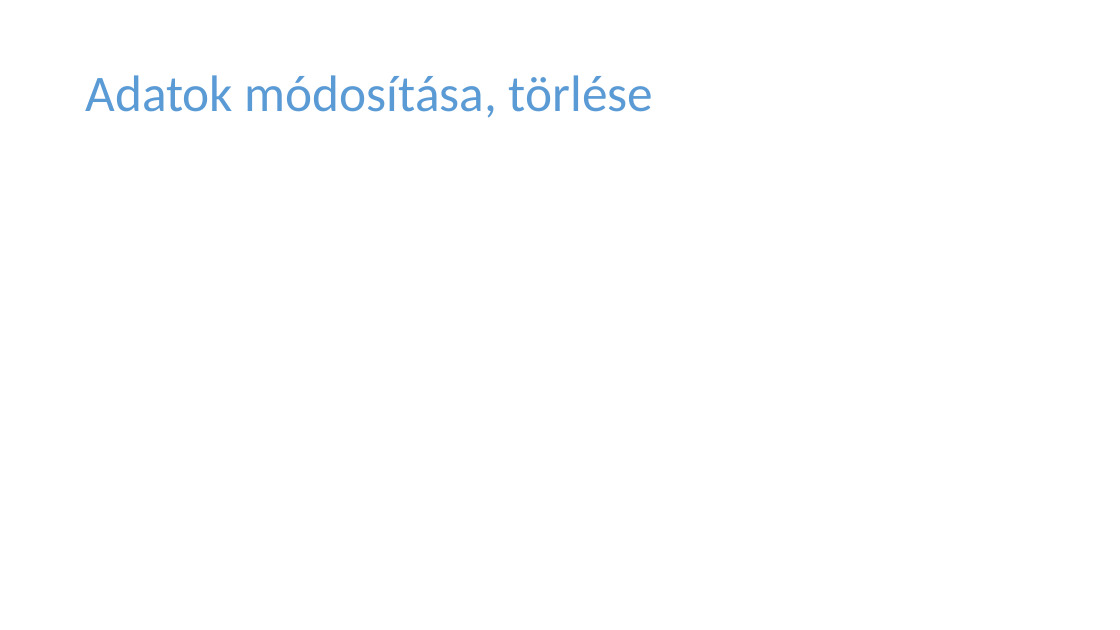
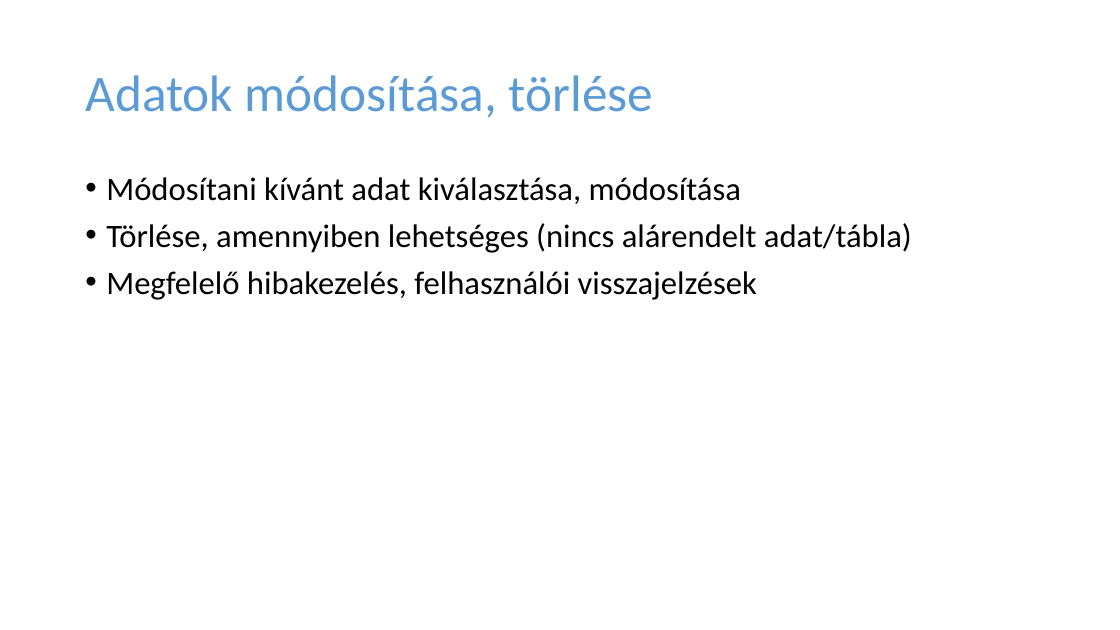
Before and after one commit to fedorbenjamin02/Vizsgaremek2024, a slide deck: slide 22 of Mellékletek/Prezentáció/Frissfutár_prezentáció.pptx (slide 24 before the commit). Drawn at 1120x630 pixels with LibreOffice and Linux fonts; fonts in the diff are those of the drawing. Boxes give left, top, right and bottom in pixels: in the first picture for what was removed or moved away, otherwise in the second. Text is boxed around its words. In the diff, an @@ line names an element or a change of style, - is before the commit and + after.

```diff
--- a/Mellékletek/Prezentáció/Frissfutár_prezentáció.pptx
+++ b/Mellékletek/Prezentáció/Frissfutár_prezentáció.pptx
@@ text added at [106, 177, 912, 300], 28 pt, text #000000 @@
+• Módosítani kívánt adat kiválasztása, módosítása
+• Törlése, amennyiben lehetséges (nincs alárendelt adat/tábla)
+• Megfelelő hibakezelés, felhasználói visszajelzések
```
Also in this commit, not shown: 12 other slides changed, 9 slides added, 11 slides removed.
